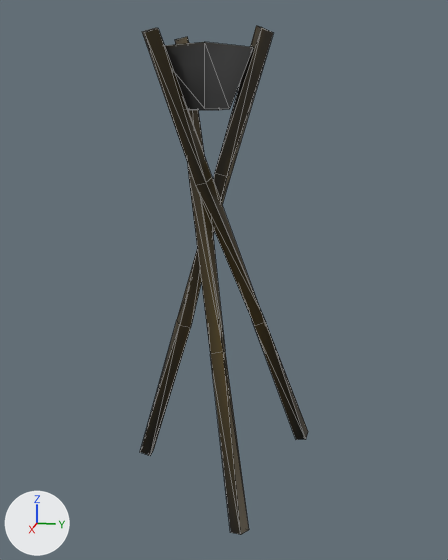
Renders of the glTF model Assets/Models/Objects/wood_torch.glb from each side of a commit.
One viewpoint serves both versions: a camera (50 mm lens) standing at (3.28, 0.763, 1.983) and looking at (-0.016, 0.104, 1.159). The lights are fixed; the arrows at lower left show +X, +Y and +Z. The older version comes first. Mesh edges are drawn as thin lines. Vertices at exactly the same position are counted once.

Objects in the first picture: 'Torch'.
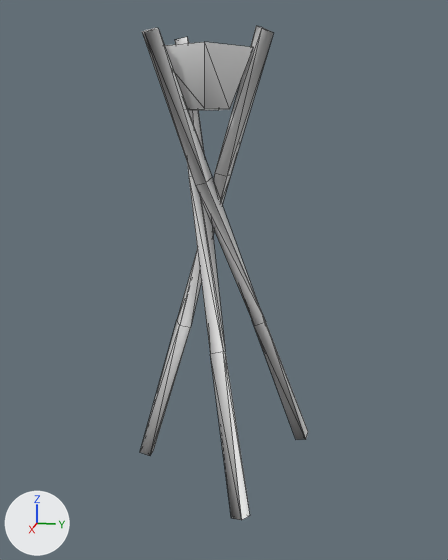
The newer file is also rescaled (x0.622), turned or shifted as a whole; pictures and numbers use the older file's frame.

Location of each change, (x1, y1, x2, y2) in pixels of the pictures (448 x 560 px; the box of a moved part takes in the faces that stretch with it):
'Torch', surface changed, reshaped, shading changed (lighter)
    before: (140, 26, 308, 534)
    after: (140, 26, 308, 520)
part 1 of me_torch, moved or reshaped
    before: (210, 351, 249, 534)
    after: (210, 351, 250, 520)
part 2 of me_torch, shading changed
    both: (164, 42, 205, 109)

Edits to the bpy script that builds the scene:
```text
Change mat_torch:
    remove n2 = _N.new('ShaderNodeMix'); n2.name = 'Mix'
    remove n2.data_type = 'RGBA'
    remove n2.blend_type = 'MULTIPLY'
    remove n2.inputs[0].default_value = 1.0  # 'Factor'
    remove n4 = _N.new('ShaderNodeTexImage'); n4.name = 'Image Texture'
    remove n4.image = img_door_a
    where n0 = _N.new('ShaderNodeBsdfPrincipled'); n0.name = 'Principled BSDF'
    where n3 = _N.new('ShaderNodeVertexColor'); n3.name = 'Color Attribute'
    remove _L.new(n2.outputs[2], n0.inputs[0])  # 'Result' to 'Base Color'
    remove _L.new(n3.outputs[0], n2.inputs[7])  # 'Color' to 'B'
    remove _L.new(n4.outputs[0], n2.inputs[6])  # 'Color' to 'A'
    add _L.new(n3.outputs[0], n0.inputs[0])  # 'Color' to 'Base Color'
Change me_torch:
    used by ob_torch; location = (0.0, 0.0, 0.0)
    before: 17 (0.44, 0.33, -0.08) at pixel (249, 529), 19 (0.5, 0.3, -0.07) at pixel (240, 534), 21 (0.41, 0.27, -0.09), 23 (0.47, 0.24, -0.08) at pixel (230, 532)
    remove me_torch.from_pydata(...)  # 58 vertices, 94 faces; spans x -0.53..0.5, y -0.47..0.57, z -0.09..2.48
    add me_torch.from_pydata(...)  # 58 vertices, 94 faces; spans x -0.53..0.47, y -0.47..0.57, z -0.04..2.48
    me_torch part 1
    add for i in [17, 19, 21, 23]: me_torch.vertices[i].co += Vector((-0.03, 0.0, 0.07))
    me_torch part 2: all 2 faces centred in x -0.12..0.18, y -0.04..0.14, z 2.27 are now shaded flat
```
